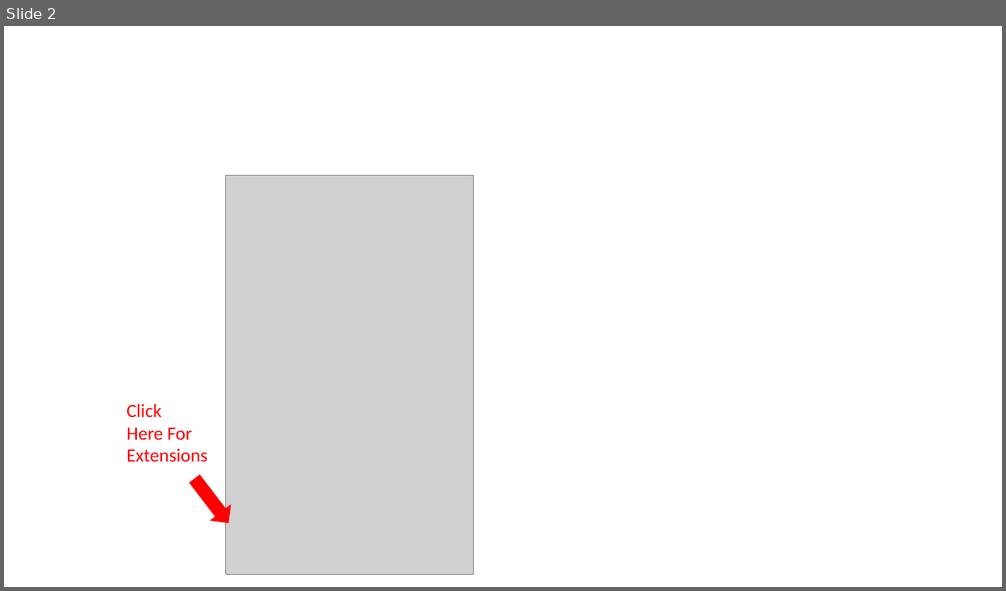
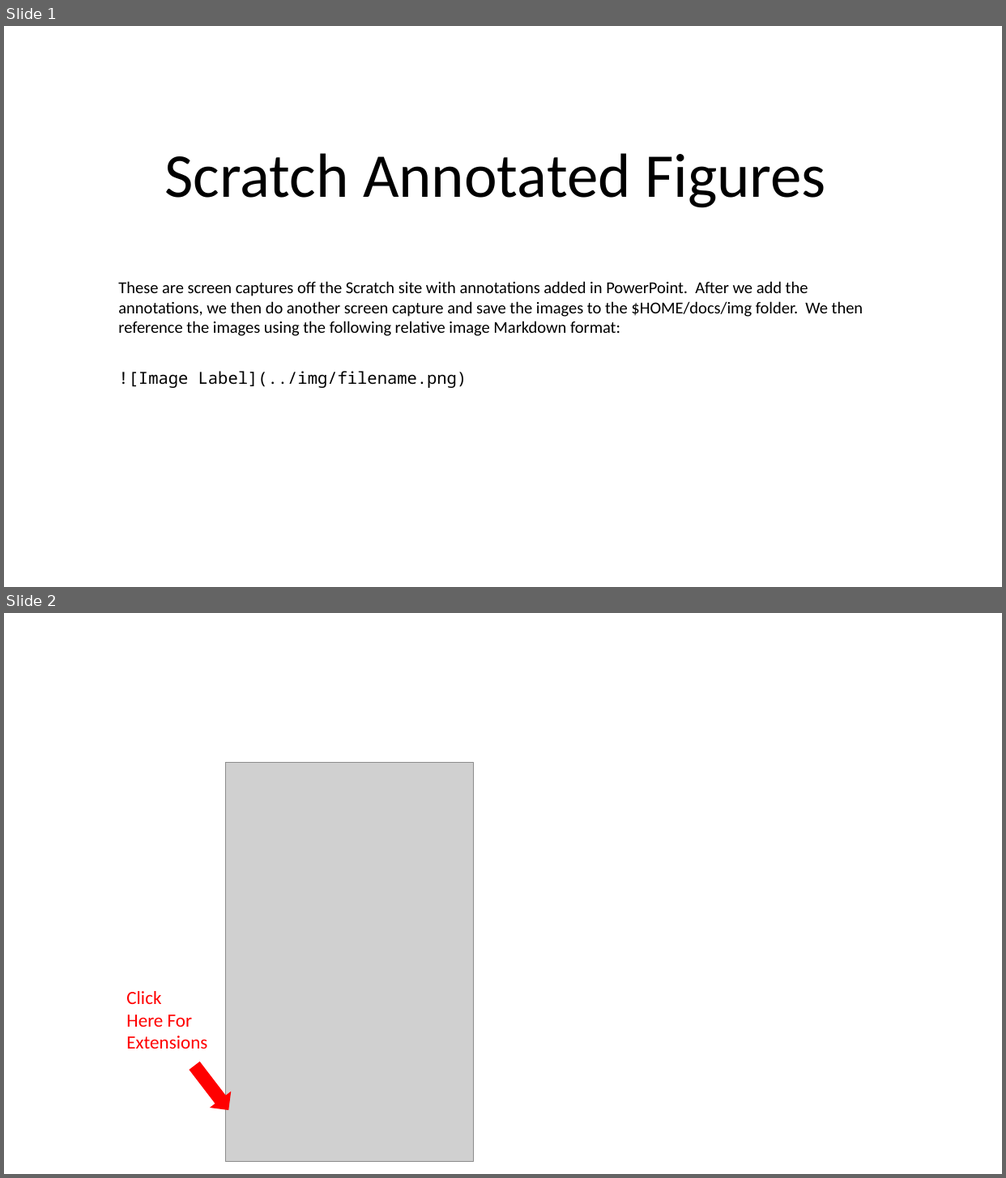
Before and after one commit to CoderDojoTC/scratch, a slide deck: docs/Scratch-Figures.pptx. Shown one above the other, each under a label of ours: slide 2 before the commit, slides 1 and 2 after it. The pictures are 1006x591 and 1006x1178 pixels, drawn with LibreOffice and Linux fonts; fonts in the diff are those of the drawing; grey boxes stand for pictures. Boxes give left, top, right and bottom in pixels: in the first picture for what was removed or moved away, otherwise in the second. Text is boxed around its words. In the diff, an @@ line names an element or a change of style, - is before the commit and + after.

```diff
--- a/docs/Scratch-Figures.pptx
+++ b/docs/Scratch-Figures.pptx
@@ slide 1 added at (x1=4, y1=26, x2=1002, y2=587), background #FFFFFF @@
@@ title added at (x1=165, y1=153, x2=826, y2=208), 60 pt, text #000000 @@
+Scratch Annotated Figures
@@ subtitle added at (x1=118, y1=281, x2=863, y2=388), 16 pt, text #000000 @@
+These are screen captures off the Scratch site with annotations added in PowerPoint. After we add the annotations, we then do another screen capture and save the images to the $HOME/docs/img folder. We then reference the images using the following relative image Markdown format:
+![Image Label](../img/filename.png)
```
Also in this commit, not shown: 1 slide changed, 2 other slides added, 1 slide removed, 10 other files.
